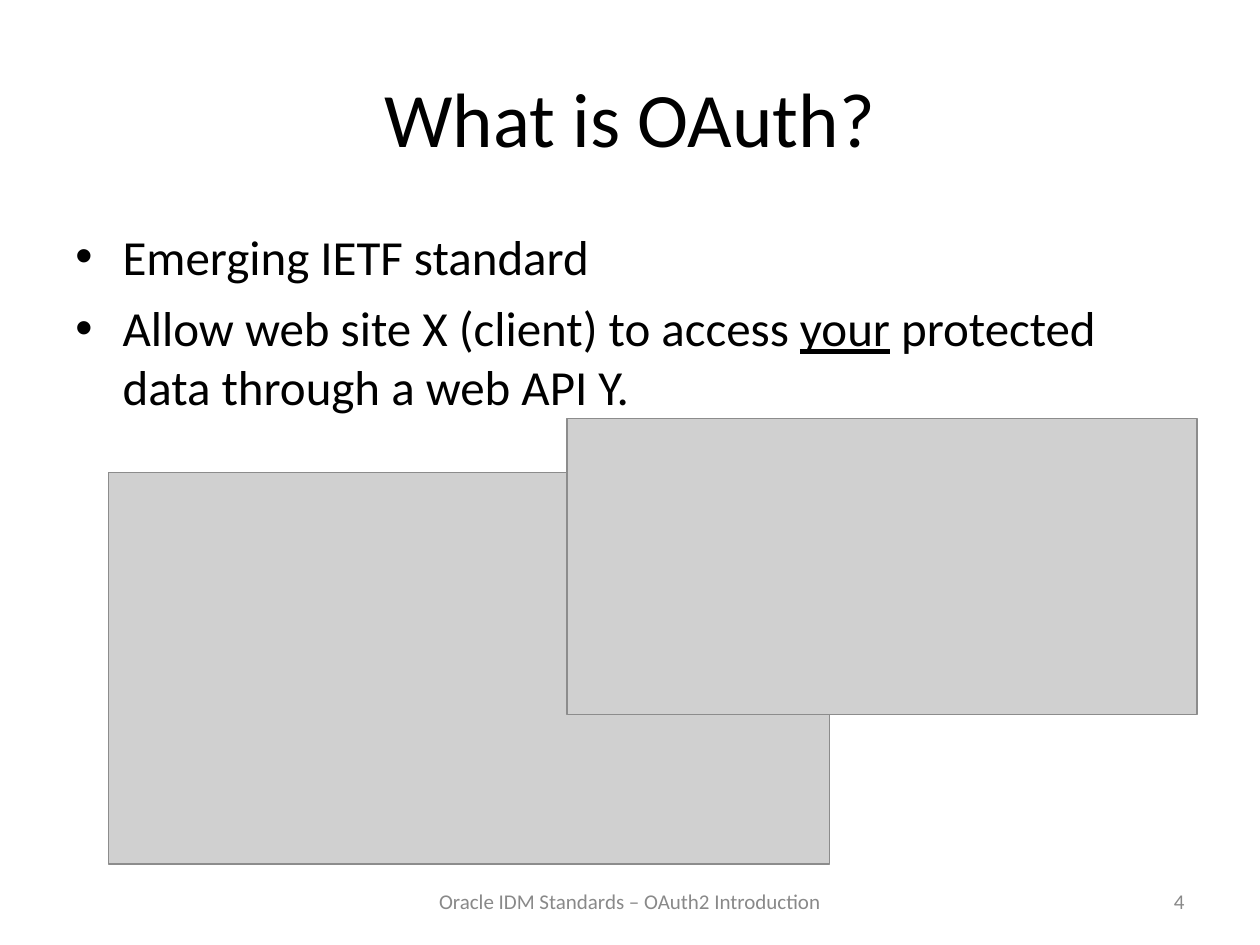
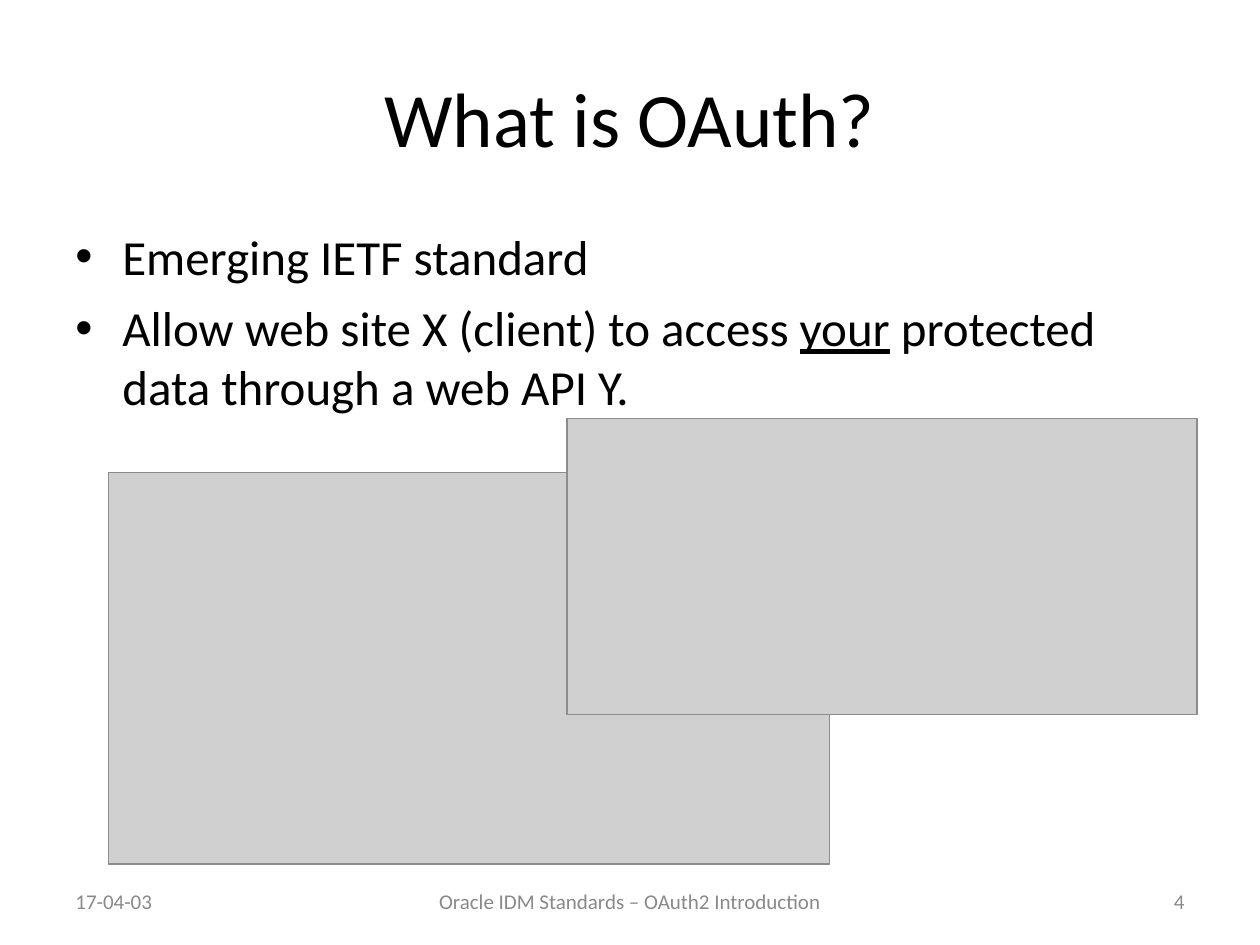
Before and after one commit to sftcd/cs7053, a slide deck: slide 4 of 2016lectures/09-oauth.ppt. Drawn at 1260x945 pixels with LibreOffice and Linux fonts; fonts in the diff are those of the drawing; grey boxes stand for pictures. Boxes give left, top, right and bottom in pixels: in the first picture for what was removed or moved away, otherwise in the second. Text is boxed around its words. In the diff, an @@ line names an element or a change of style, - is before the commit and + after.

Commit message:
moved oauth up

```diff
--- a/2016lectures/09-oauth.ppt
+++ b/2016lectures/09-oauth.ppt
@@ text added at (75, 895, 152, 909), 12 pt, text #898989 @@
+17-04-03
```
Also in this commit, not shown: 24 other slides changed, 1 other file.
